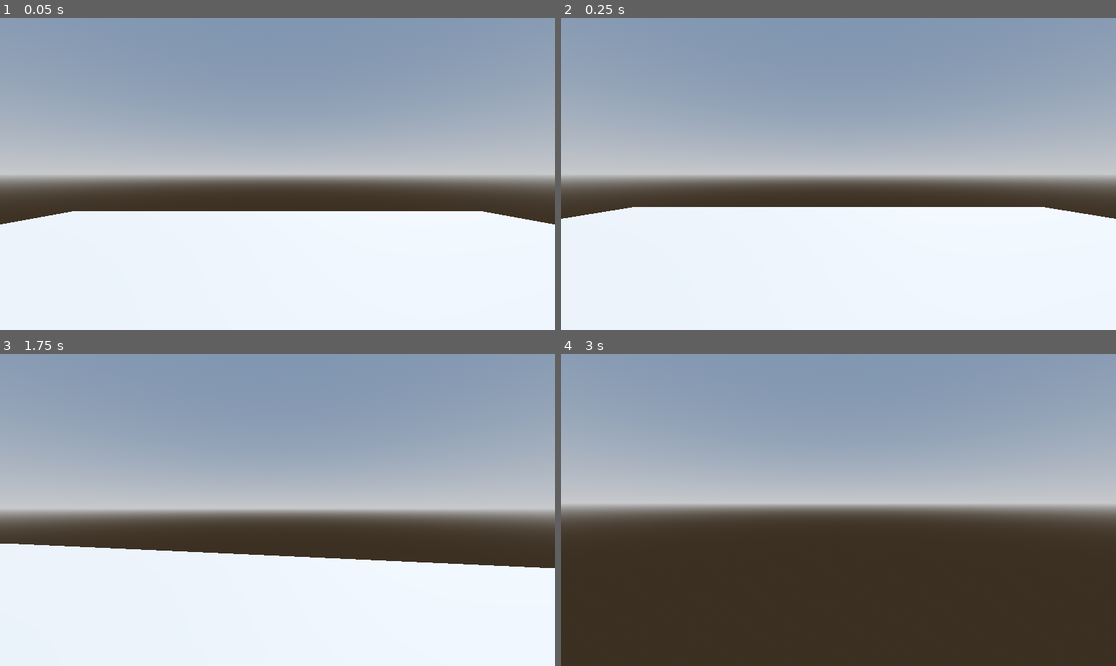
Above: before the commit, frames 1-4 (two rows, left to right).
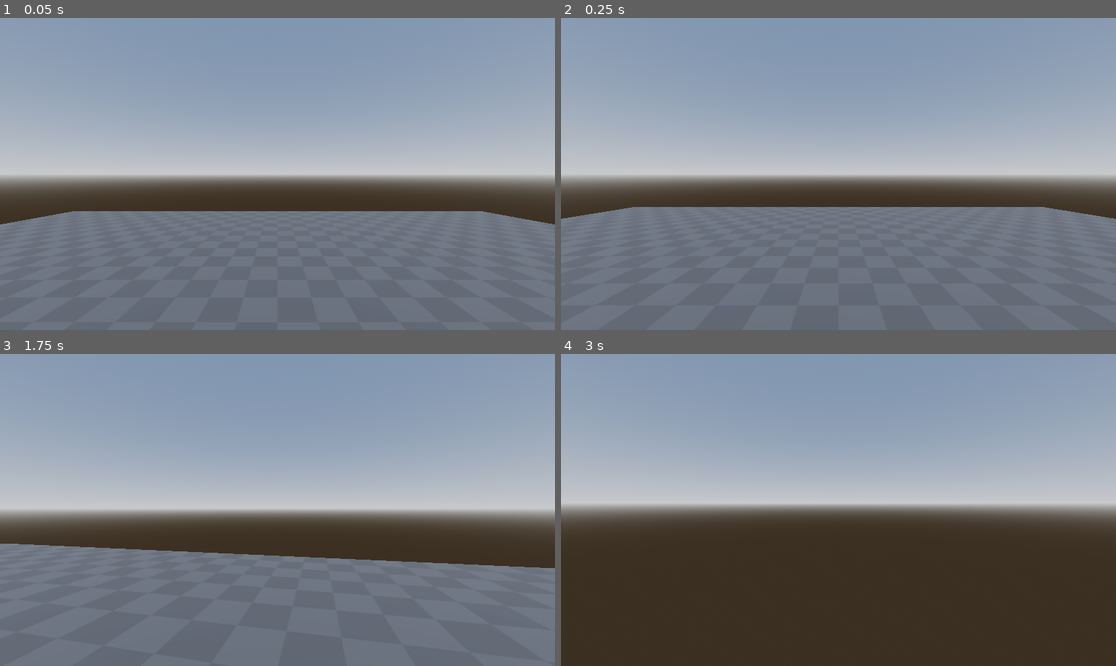
Above: after the commit, the same moments.

Repository: darichey/gibfest
Game: Godot game, scene res://Level.tscn
Same seed, same stepped clock (60 frames per second), same inputs: the game is played once before the commit and once after it.
Inputs (mouse positions are in pixels of both pictures, inside the frame that each line leads up to):
- Up to frame 1 (0.05 s): no input
- Up to frame 2 (0.25 s): no input
- Up to frame 3 (1.75 s): move the mouse to (305, 510) at 0.52 s; hold W (move_forward) from 0.53 s (still down); tap Space (move_jump) at 0.77, 1.52 s; move the mouse to (249, 510) at 1.27 s
- Up to frame 4 (3 s): keep holding W (move_forward); move the mouse to (849, 503) at 2.02 s; move the mouse to (832, 516) at 2.77 s

The runs differ from the first frame. In frame 1, 38% of the frame differs, in the area x 0-100%, y 61-100%; in frame 2, 39%, in the area x 0-100%, y 60-100%; in frame 3, 35%; in frame 4, nothing differs.

Commit message:
Add some textures

Diff:
--- a/game/Level.tscn
+++ b/game/Level.tscn
@@ -1,6 +1,8 @@
-[gd_scene load_steps=9 format=3 uid="uid://ds4bqcgwfr0kj"]
+[gd_scene load_steps=13 format=3 uid="uid://ds4bqcgwfr0kj"]
 
 [ext_resource type="PackedScene" uid="uid://341t63onpo4w" path="res://Player.tscn" id="1_glaeu"]
+[ext_resource type="Texture2D" uid="uid://dq60nk0vg0v2q" path="res://addons/kenney_prototype_textures/dark/texture_08.png" id="2_gmtcp"]
+[ext_resource type="Texture2D" uid="uid://cs5cl44e37wtt" path="res://addons/kenney_prototype_textures/orange/texture_09.png" id="2_m6syr"]
 
 [sub_resource type="ProceduralSkyMaterial" id="ProceduralSkyMaterial_dpif3"]
 sky_horizon_color = Color(0.64625, 0.65575, 0.67075, 1)
@@ -17,16 +19,24 @@
 
 [sub_resource type="BoxMesh" id="BoxMesh_rpjmg"]
 
+[sub_resource type="StandardMaterial3D" id="StandardMaterial3D_qqy0c"]
+albedo_texture = ExtResource("2_m6syr")
+uv1_scale = Vector3(2, 2, 2)
+
 [sub_resource type="ConcavePolygonShape3D" id="ConcavePolygonShape3D_0h0bt"]
 data = PackedVector3Array(-0.5, 0.5, 0.5, 0.5, 0.5, 0.5, -0.5, -0.5, 0.5, 0.5, 0.5, 0.5, 0.5, -0.5, 0.5, -0.5, -0.5, 0. …(500 unchanged characters)…
 
 [sub_resource type="PlaneMesh" id="PlaneMesh_dntfm"]
 size = Vector2(30, 30)
 
+[sub_resource type="StandardMaterial3D" id="StandardMaterial3D_arh85"]
+albedo_texture = ExtResource("2_gmtcp")
+uv1_scale = Vector3(10, 10, 10)
+
 [sub_resource type="ConcavePolygonShape3D" id="ConcavePolygonShape3D_sxi1f"]
 data = PackedVector3Array(15, 0, 15, -15, 0, 15, 15, 0, -15, -15, 0, 15, -15, 0, -15, 15, 0, -15)
 
-[node name="Node3D" type="Node3D"]
+[node name="World" type="Node3D"]
 
 [node name="WorldEnvironment" type="WorldEnvironment" parent="."]
 environment = SubResource("Environment_d110p")
@@ -46,6 +56,7 @@
 [node name="MeshInstance3D2" type="MeshInstance3D" parent="."]
 transform = Transform3D(3, 0, 0, 0, 3, 0, 0, 0, 3, 10, 1.5, 0)
 mesh = SubResource("BoxMesh_rpjmg")
+surface_material_override/0 = SubResource("StandardMaterial3D_qqy0c")
 
 [node name="StaticBody3D" type="StaticBody3D" parent="MeshInstance3D2"]
 
@@ -54,6 +65,7 @@
 
 [node name="MeshInstance3D" type="MeshInstance3D" parent="."]
 mesh = SubResource("PlaneMesh_dntfm")
+surface_material_override/0 = SubResource("StandardMaterial3D_arh85")
 
 [node name="StaticBody3D" type="StaticBody3D" parent="MeshInstance3D"]
 
Not shown, added: game/addons/kenney_prototype_textures/LICENSE.txt
Binary file added: game/addons/kenney_prototype_textures/dark/texture_01.png
Not shown, added: game/addons/kenney_prototype_textures/dark/texture_01.png.import
Binary file added: game/addons/kenney_prototype_textures/dark/texture_02.png
Not shown, added: game/addons/kenney_prototype_textures/dark/texture_02.png.import
Binary file added: game/addons/kenney_prototype_textures/dark/texture_03.png
Not shown, added: game/addons/kenney_prototype_textures/dark/texture_03.png.import
Binary file added: game/addons/kenney_prototype_textures/dark/texture_04.png
Not shown, added: game/addons/kenney_prototype_textures/dark/texture_04.png.import
Binary file added: game/addons/kenney_prototype_textures/dark/texture_05.png
Not shown, added: game/addons/kenney_prototype_textures/dark/texture_05.png.import
Binary file added: game/addons/kenney_prototype_textures/dark/texture_06.png
(and 224 more such lines)
